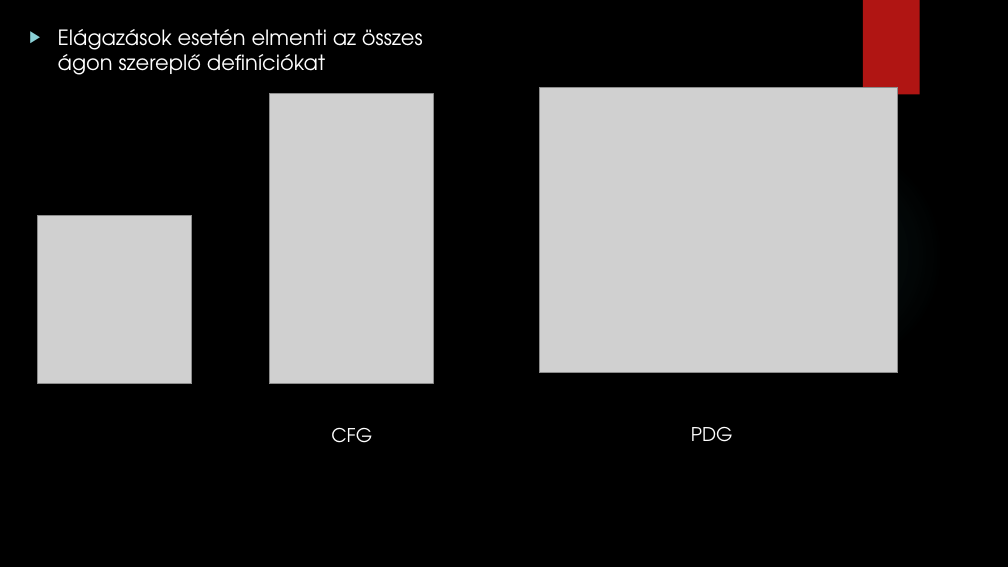
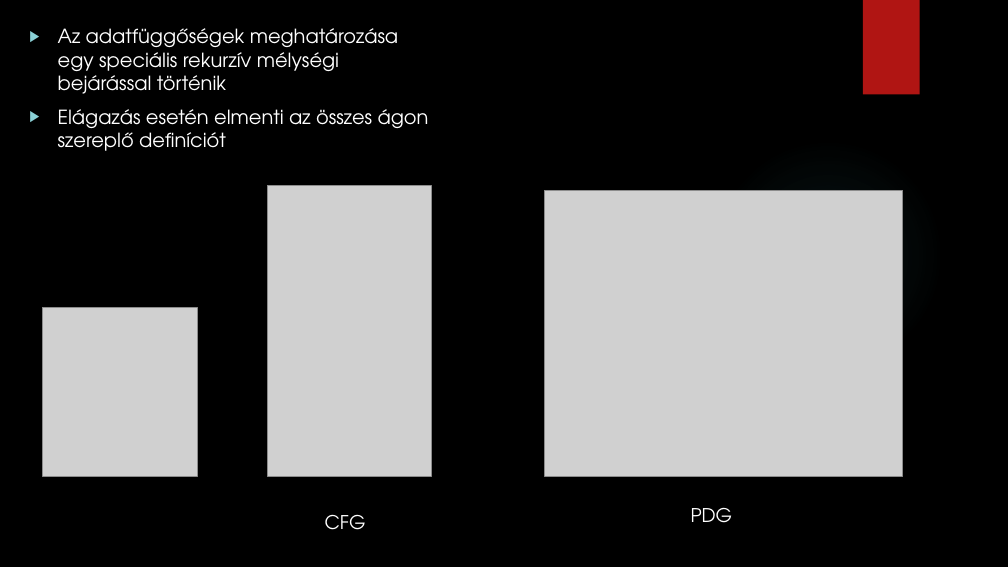
Before and after one commit to dwat3r/slicer, a slide deck: slide 16 of doc/Presentation.pptx (slide 30 before the commit). Drawn at 1008x567 pixels with LibreOffice and Linux fonts; fonts in the diff are those of the drawing; grey boxes stand for pictures; background and template pictures are left out. Boxes give left, top, right and bottom in pixels: in the first picture for what was removed or moved away, otherwise in the second. Text is boxed around its words. In the diff, an @@ line names an element or a change of style, - is before the commit and + after.

```diff
--- a/doc/Presentation.pptx
+++ b/doc/Presentation.pptx
@@ text at (58,28,429,151): text changed; size 20 to 18.5 pt @@
-▶ Elágazások esetén elmenti az összes ágon szereplő definíciókat
+▶ Az adatfüggőségek meghatározása egy speciális rekurzív mélységi bejárással történik
+▶ Elágazás esetén elmenti az összes ágon szereplő definíciót
@@ picture: place and size @@
-picture at (269,93,433,383)
+picture at (267,185,431,476)
@@ picture: place and size @@
-picture at (540,87,898,373)
+picture at (544,191,903,476)
@@ picture: place and size @@
-picture at (38,216,192,384)
+picture at (43,308,197,476)
@@ text "CFG": place and size @@
-text "CFG" at (331,427,372,443)
+text "CFG" at (325,514,366,530)
@@ text "PDG": place and size @@
-text "PDG" at (691,426,733,442)
+text "PDG" at (691,507,733,523)
```
Also in this commit, not shown: 8 other slides changed, 5 slides added, 19 slides removed, 10 other files.
